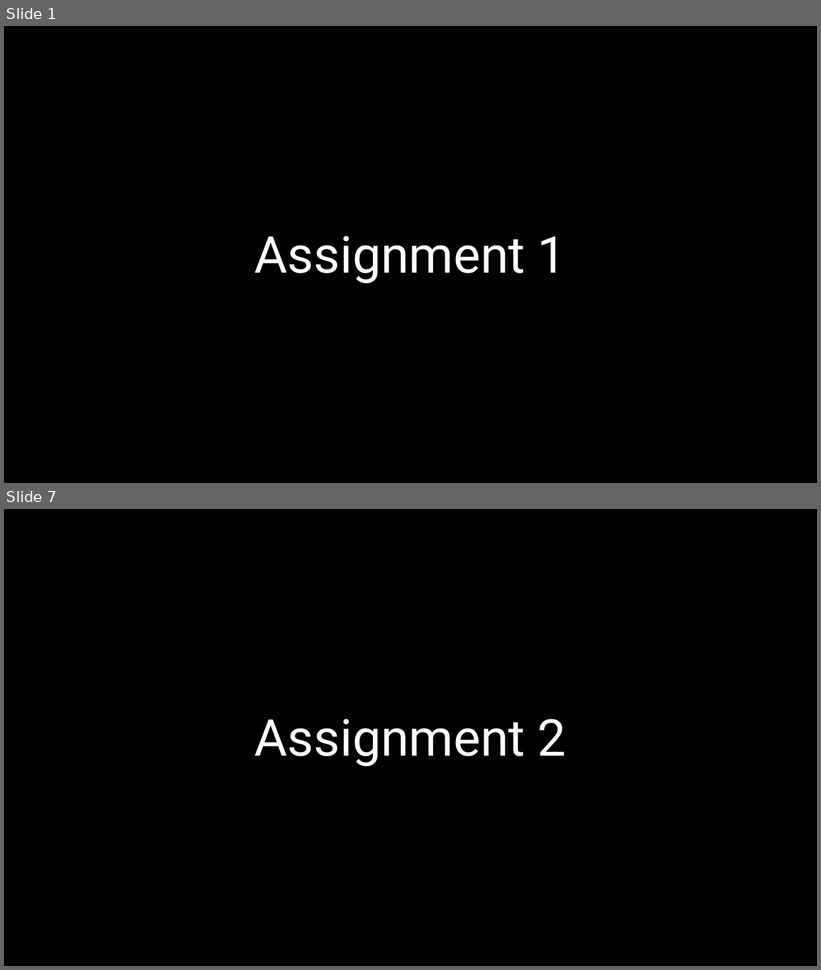
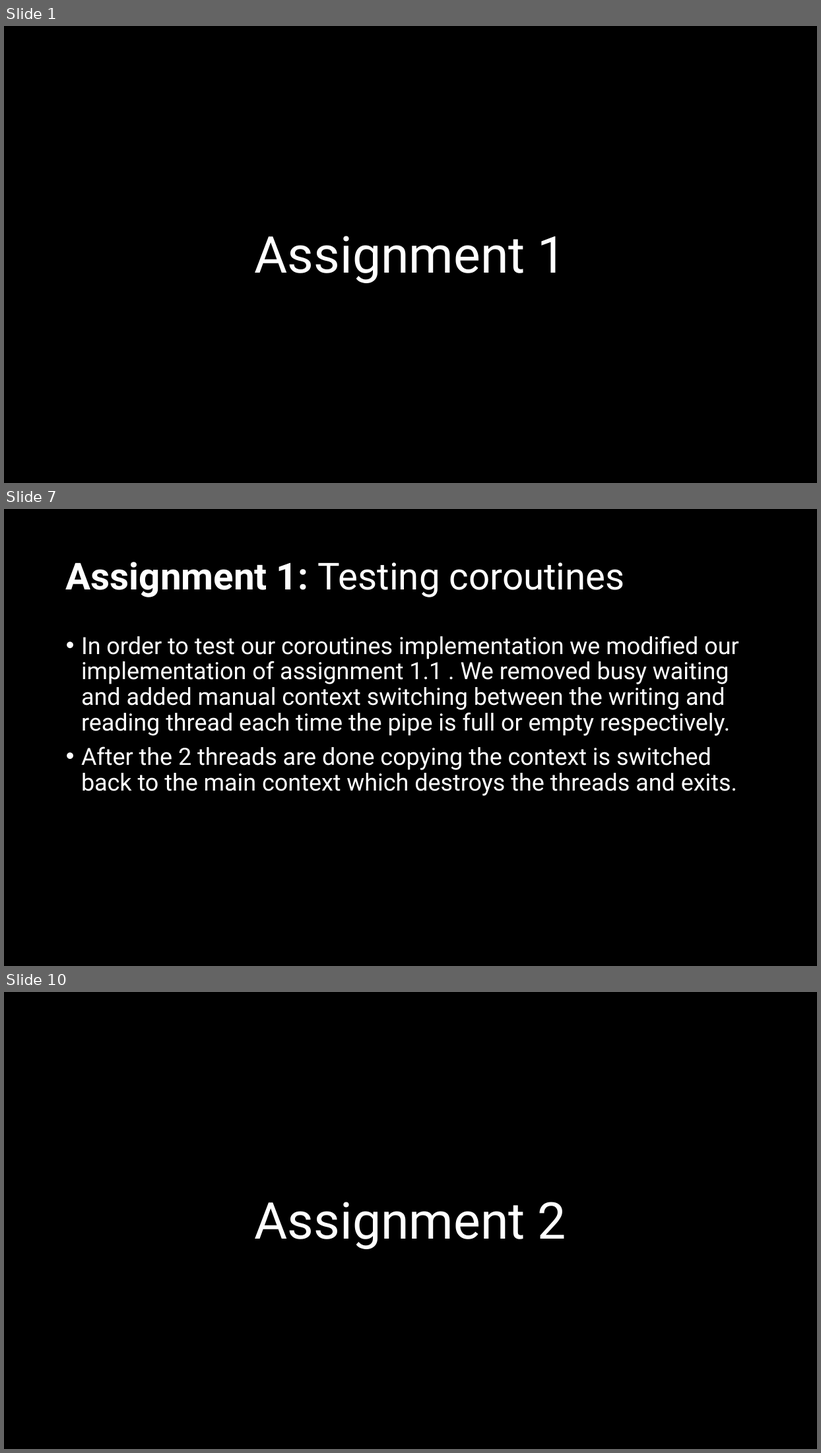
Before and after one commit to ACrispyCookie/ECE321-Concurrent-Programming, a slide deck: Project4/G9-4.pptx. Shown one above the other, each under a label of ours: slides 1 and 7 before the commit, slides 1, 7 and 10 after it; the slides between them are not shown. The pictures are 821x970 and 821x1453 pixels, drawn with LibreOffice and Linux fonts; fonts in the diff are those of the drawing. Boxes give left, top, right and bottom in pixels: in the first picture for what was removed or moved away, otherwise in the second. Text is boxed around its words. In the diff, an @@ line names an element or a change of style, - is before the commit and + after.

```diff
--- a/Project4/G9-4.pptx
+++ b/Project4/G9-4.pptx
@@ slide 7 added at (4,509,817,966), background #000000 @@
@@ title added at (66,562,625,597), 44 pt, text #FFFFFF @@
+Assignment 1: Testing coroutines
@@ text added at (81,636,739,796), 28 pt, text #FFFFFF @@
+• In order to test our coroutines implementation we modified our implementation of assignment 1.1 . We removed busy waiting and added manual context switching between the writing and reading thread each time the pipe is full or empty respectively.
+• After the 2 threads are done copying the context is switched back to the main context which destroys the threads and exits.
@@ what was slide 7 is now slide 10 @@
```
Also in this commit, not shown: 6 slides changed, 26 other slides added, 6 other files.
